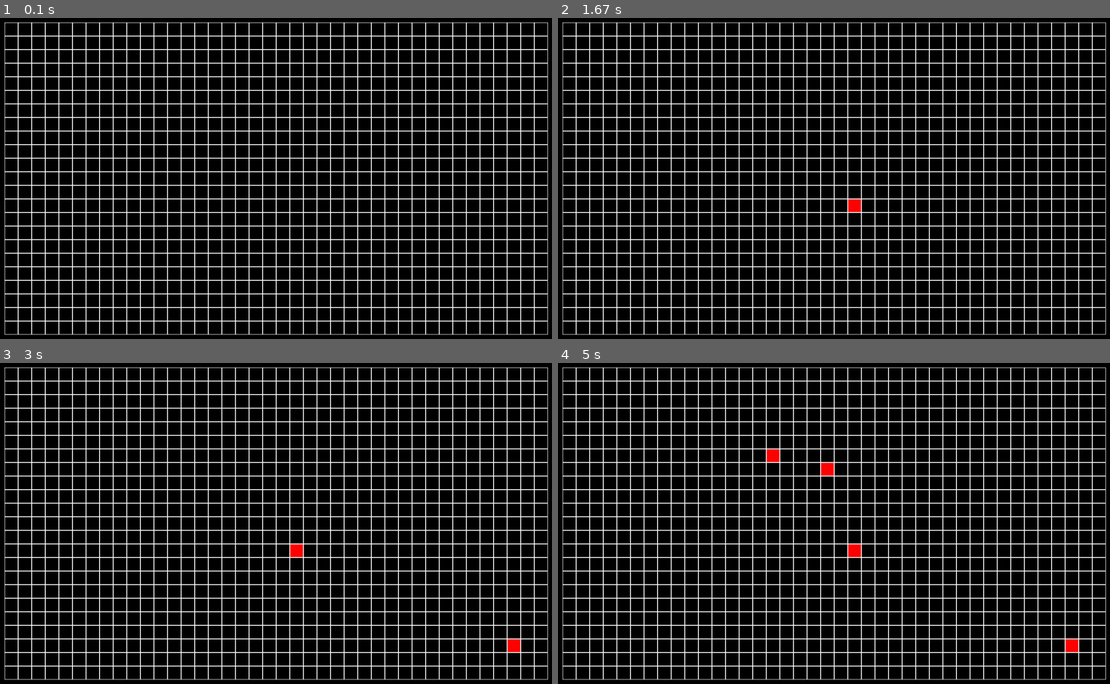
Above: before the commit, frames 1-4 (two rows, left to right).
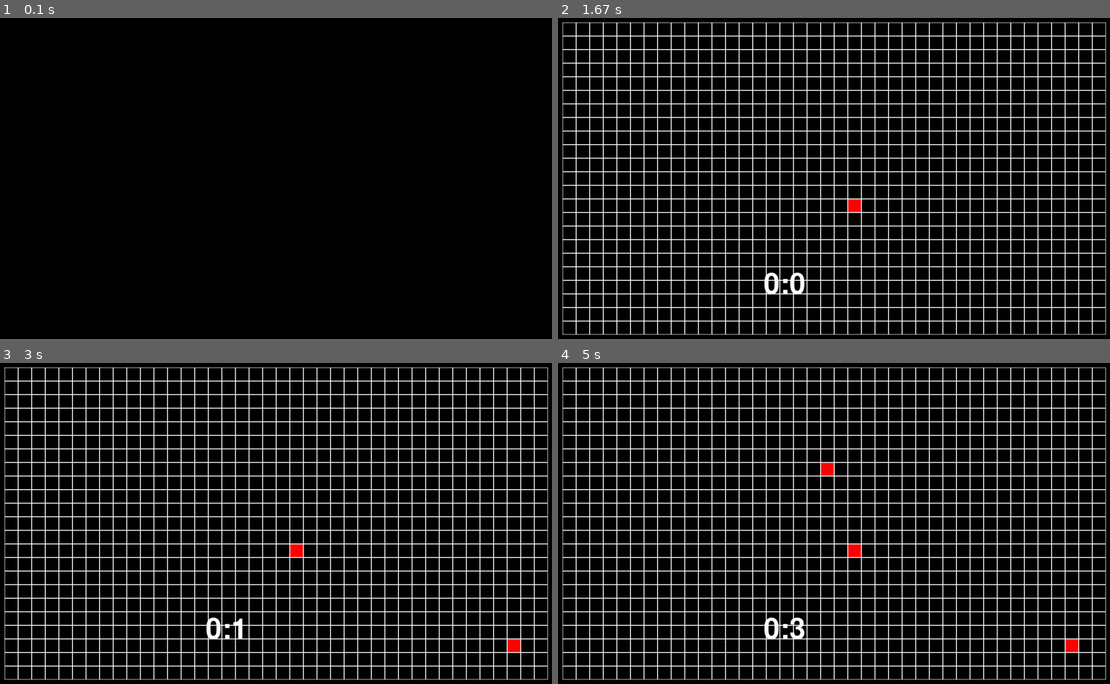
Above: after the commit, the same moments.

Repository: Alicccce/project_pygame
Game: pygame game, started from main.py
The game is run twice, just before and just after one commit, with the same random seed, the same clock (stepped at 60 frames per second) and the same inputs.
Inputs (mouse positions are in pixels of both pictures, inside the frame that each line leads up to):
- Up to frame 1 (0.1 s): no input
- Up to frame 2 (1.67 s): click (856, 204) at 0.88 s
- Up to frame 3 (3 s): click (507, 648) at 1.85 s
- Up to frame 4 (5 s): move the mouse to (834, 468) at 3.43 s; click (834, 468) at 3.78 s; move the mouse to (767, 459) at 4.27 s; click (767, 459) at 4.68 s

The runs differ from the first frame. In frame 1, 19% of the frame differs, in the area x 0-100%, y 1-99%; in frame 2, 0.2%; in frame 3, 0.2%; in frame 4, 0.3%.

Commit message:
вылетает после 15

Diff:
--- a/main.py
+++ b/main.py
@@ -61,16 +61,25 @@
     size = wid, heigh = 1300, 750
     screen = pygame.display.set_mode(size)
     screen.fill((0, 0, 0))
+
+    secs, mins = 0, 0
+    font = pygame.font.Font('freesansbold.ttf', 64)
+    text = font.render('{}:{}'.format(mins, secs), True, (255, 255, 255), (0, 0, 0))
+    textRect = text.get_rect()
+    textRect.center = 500, 600
     clock = pygame.time.Clock()
-    start_ticks = pygame.time.get_ticks()
+
     while running:
+        clock.tick(1)
+        secs += 1
+        screen.blit(text, textRect)
+        if secs == 17:
+            break
+        text = font.render('{}:{}'.format(mins, secs), True, (255, 255, 255), (0, 0, 0))
         for event in pygame.event.get():
             if event.type == pygame.QUIT:
                 running = False
             if event.type == pygame.MOUSEBUTTONDOWN:
                 board.get_click(event.pos)
-            seconds = (pygame.time.get_ticks() - start_ticks) / 1000
-            if seconds > 10:
-                break
         board.render(screen)
         pygame.display.flip()
